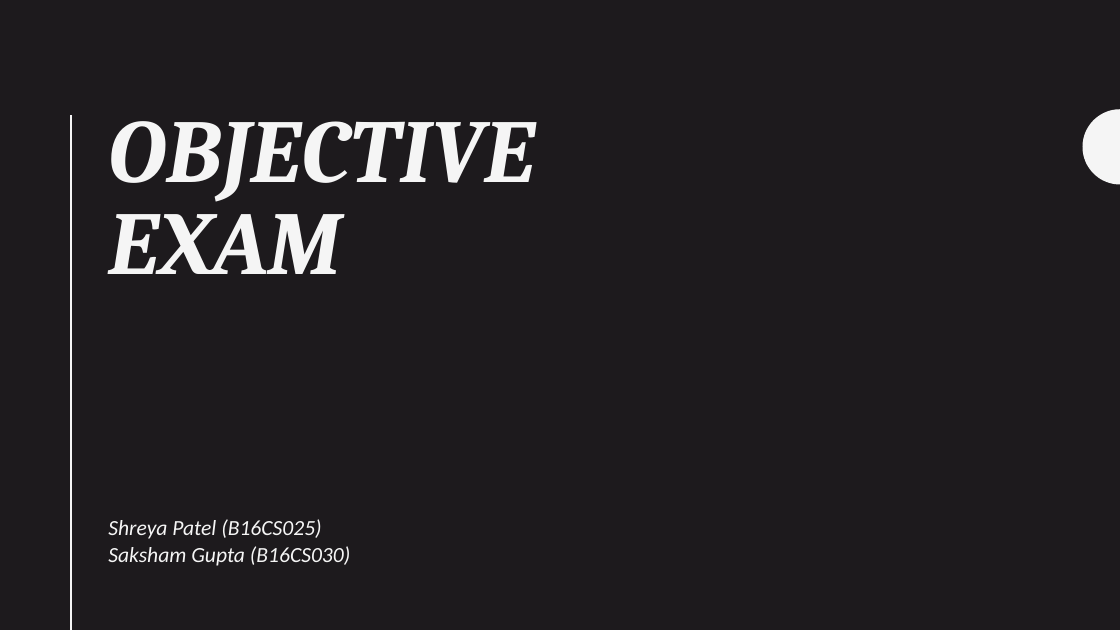
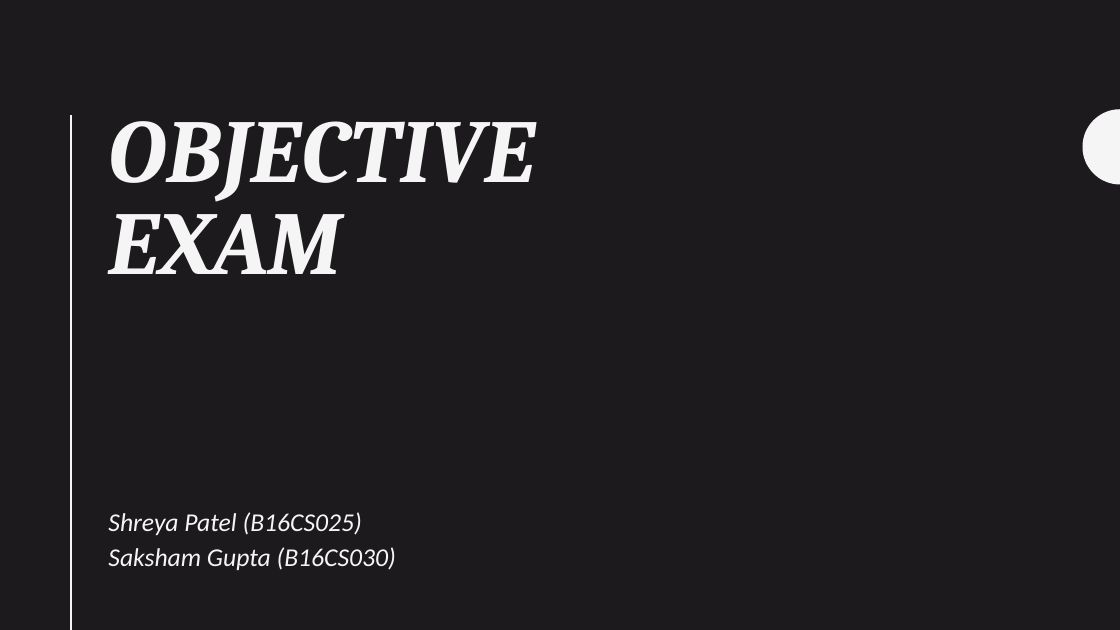
Before and after one commit to saksham2410/CS223_Apr18_09, a slide deck: slide 1 of presentation.pptx. Drawn at 1120x630 pixels with LibreOffice and Linux fonts; fonts in the diff are those of the drawing. Boxes give left, top, right and bottom in pixels: in the first picture for what was removed or moved away, otherwise in the second. Text is boxed around its words. In the diff, an @@ line names an element or a change of style, - is before the commit and + after.

```diff
--- a/presentation.pptx
+++ b/presentation.pptx
@@ subtitle "Shreya Patel (B16CS025)": place and size @@
-subtitle "Shreya Patel (B16CS025)" at box(108, 519, 350, 566)
+subtitle "Shreya Patel (B16CS025)" at box(108, 512, 396, 570)
@@ subtitle "Shreya Patel (B16CS025)" at box(108, 512, 396, 570): size 18.5 to 22 pt; line spacing 1.04 to 1.14 @@
```
Also in this commit, not shown: 8 other slides changed, 2 slides added, 1 slide removed, 11 other files.
